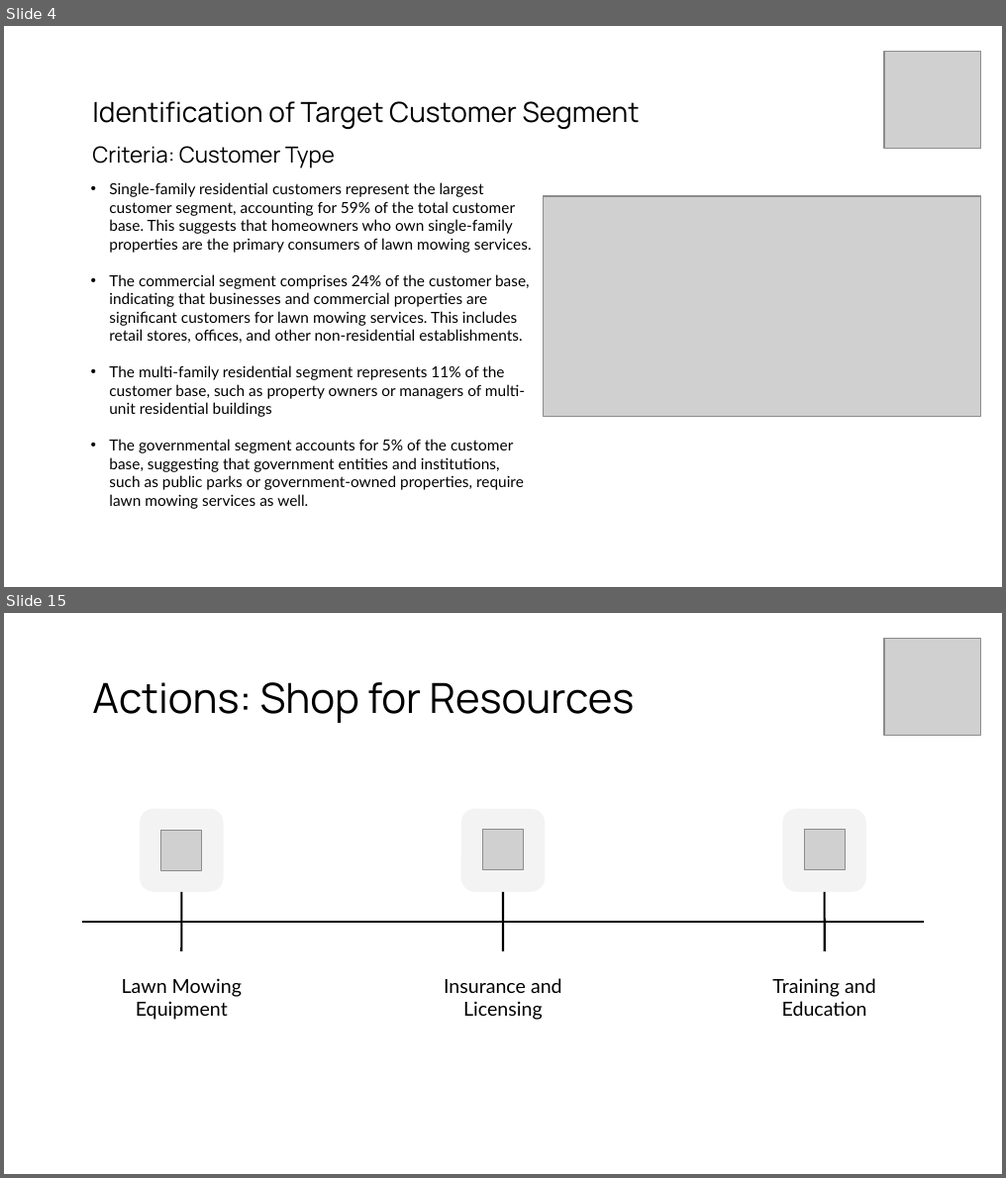
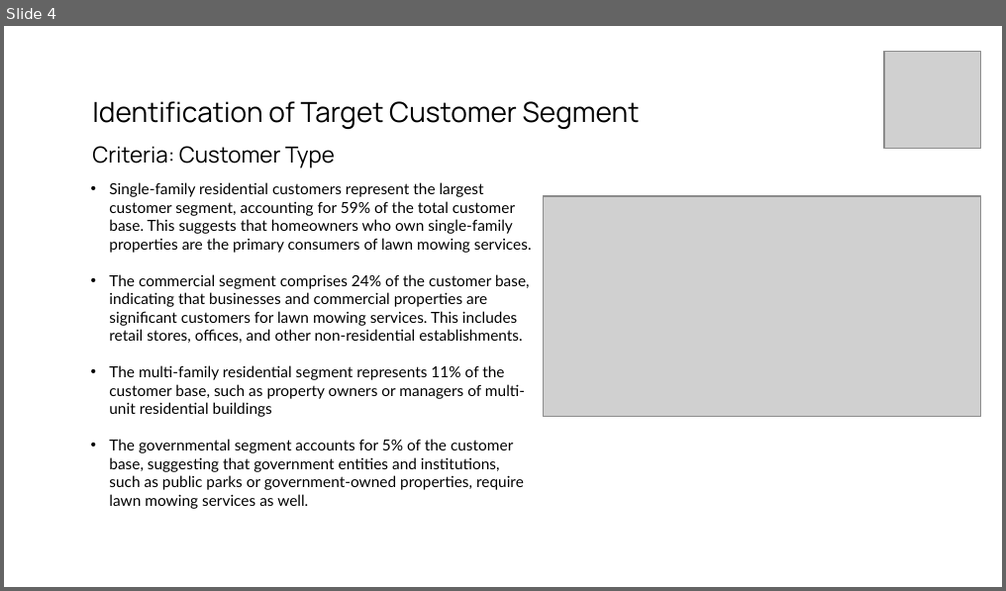
Before and after one commit to gasserahmed/VT-MIT, a slide deck: MGT5824-Tech-based Entrepreneurship/Assignments/Milestone #1 - AI Venture Concept Customer Discovery/gasser18-milestone1_customer_discovery_slides.pptx. Shown one above the other, each under a label of ours: slides 4 and 15 before the commit, slide 4 after it; the slides between them are not shown. The pictures are 1006x1178 and 1006x591 pixels, drawn with LibreOffice and Linux fonts; fonts in the diff are those of the drawing; grey boxes stand for pictures. Boxes give left, top, right and bottom in pixels: in the first picture for what was removed or moved away, otherwise in the second. Text is boxed around its words. In the diff, an @@ line names an element or a change of style, - is before the commit and + after.

```diff
--- a/MGT5824-Tech-based Entrepreneurship/Assignments/Milestone #1 - AI Venture Concept Customer Discovery/gasser18-milestone1_customer_discovery_slides.pptx
+++ b/MGT5824-Tech-based Entrepreneurship/Assignments/Milestone #1 - AI Venture Concept Customer Discovery/gasser18-milestone1_customer_discovery_slides.pptx
@@ slide 15 removed at (x1=4, y1=613, x2=1002, y2=1174), background #FFFFFF @@
@@ picture removed at (x1=884, y1=639, x2=981, y2=736) @@
@@ title removed at (x1=92, y1=682, x2=635, y2=723) @@
-Actions: Shop for Resources
@@ group removed at (x1=82, y1=809, x2=924, y2=1020): 2 lines, 1 rounded rectangle, 1 text, 1 picture @@
-Lawn Mowing Equipment
@@ group removed at (x1=444, y1=809, x2=562, y2=1020): 1 rounded rectangle, 1 text, 1 line, 1 picture @@
-Insurance and Licensing
@@ group removed at (x1=772, y1=809, x2=876, y2=1016): 1 rounded rectangle, 1 text, 1 line, 1 picture @@
-Training and Education
```
Also in this commit, not shown: 3 slides changed, 4 slides added, 8 other slides removed, 5 other files.
